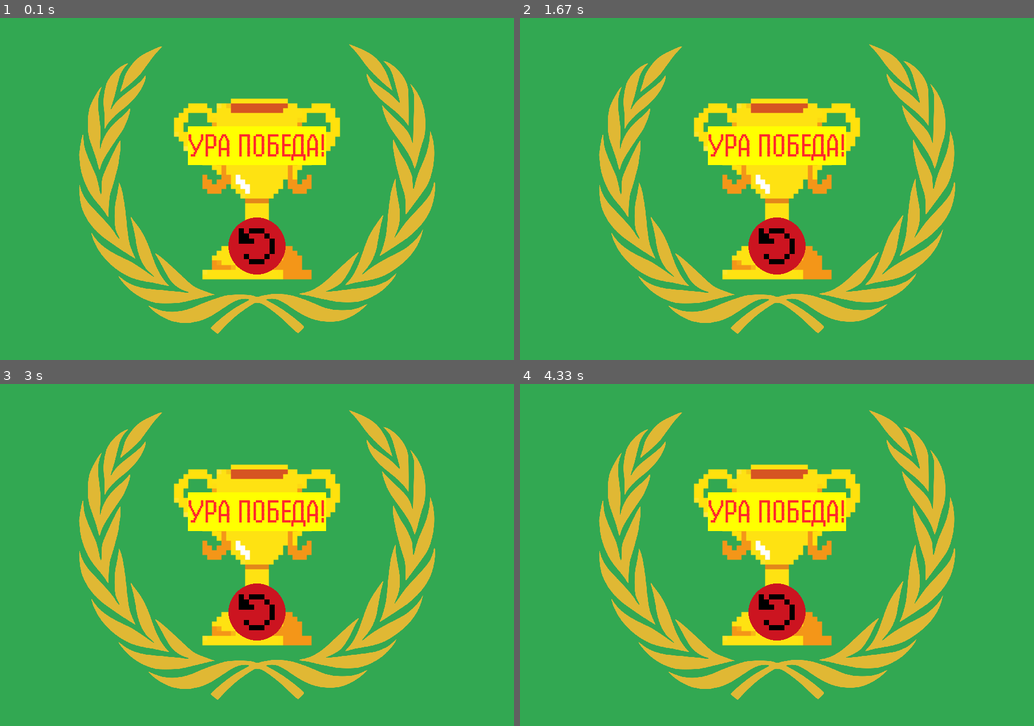
Above: before the commit, frames 1-4 (two rows, left to right).
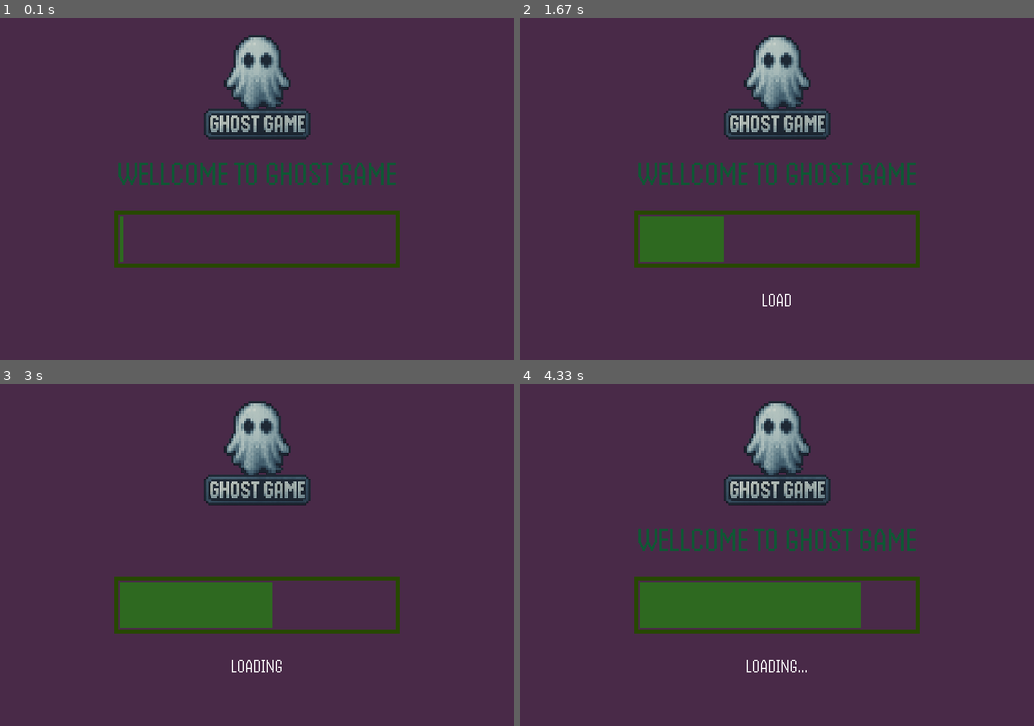
Above: after the commit, the same moments.

Repository: maryy127/pygame-project
Game: pygame game, started from main.py
Same seed, same stepped clock (60 frames per second), same inputs: the game is played once before the commit and once after it.
Inputs:
- Up to frame 1 (0.1 s): type "1 (at the terminal prompt)" at 0 s
- Up to frame 2 (1.67 s): hold Right from 1.33 s (still down)
- Up to frame 3 (3 s): release Right at 1.8 s
- Up to frame 4 (4.33 s): hold Right 3.57-4.2 s

The runs differ from the first frame. In frame 1, 100% of the frame differs, in the area x 0-100%, y 0-100%; in frame 2, 100%; in frame 3, 100%; in frame 4, 100%.

Commit message:
state ТУПОЙ

Diff:
--- a/main.py
+++ b/main.py
@@ -96,7 +96,7 @@
 win_img.set_colorkey((255, 255, 255))
 win_img = pygame.transform.scale_by(win_img, 0.39)
 # Игровой цикл и флаг выполнения программы
-state = 'level_complete'
+state = 'loading'
 game_run = True
 
 while game_run:
